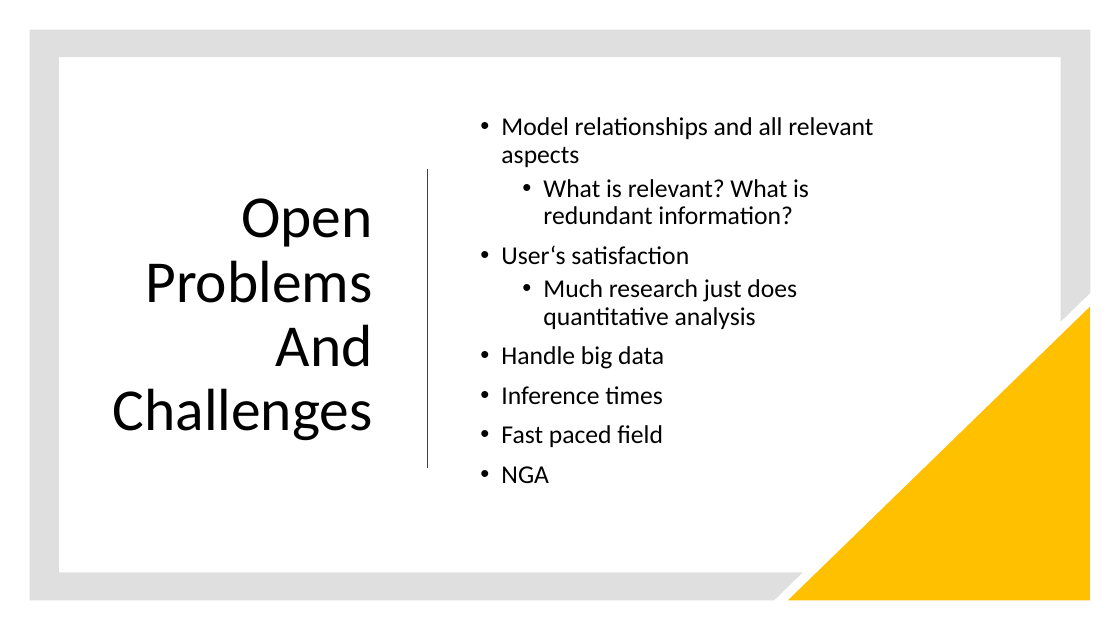
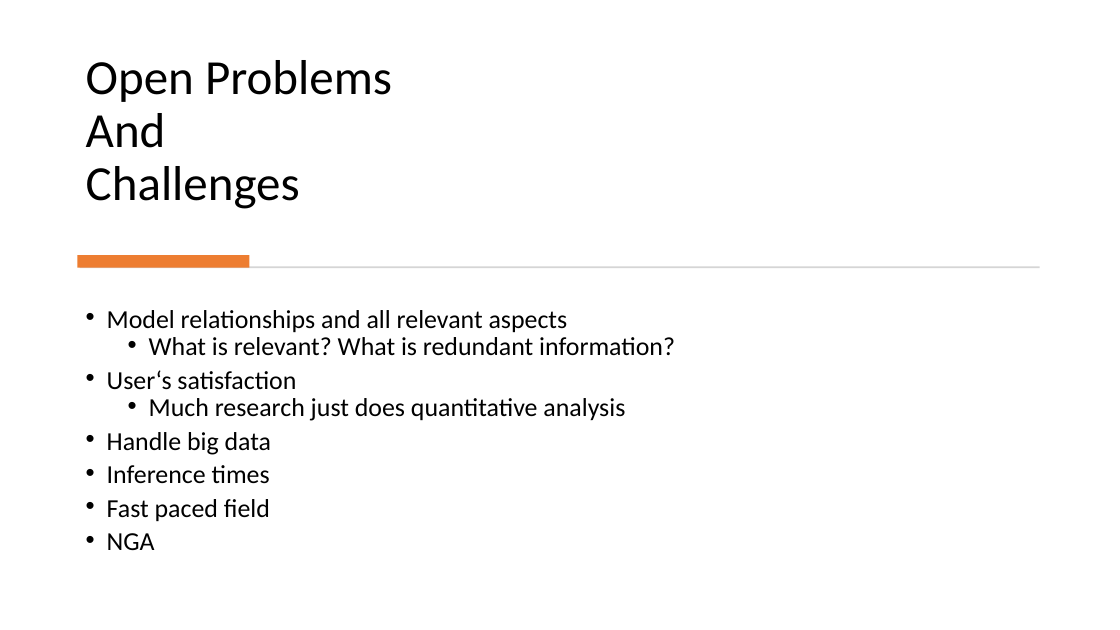
Before and after one commit to stenglx/seminar_ai, a slide deck: slide 8 of State-Of-The-Art Music Recommendation.pptx (slide 6 before the commit). Drawn at 1120x630 pixels with LibreOffice and Linux fonts; fonts in the diff are those of the drawing. Boxes give left, top, right and bottom in pixels: in the first picture for what was removed or moved away, otherwise in the second. Text is boxed around its words. In the diff, an @@ line names an element or a change of style, - is before the commit and + after.

```diff
--- a/State-Of-The-Art Music Recommendation.pptx
+++ b/State-Of-The-Art Music Recommendation.pptx
@@ freeform shape removed at box(29, 29, 1091, 601) @@
@@ title "Open Problems And Challenges": place and size @@
-title "Open Problems And Challenges" at box(113, 198, 373, 441)
+title "Open Problems And Challenges" at box(86, 60, 392, 209)
@@ title "Open Problems And Challenges" at box(86, 60, 392, 209): size 51 to 42 pt; alignment right to left; vertical alignment middle to bottom @@
@@ line removed from (428, 171) to (428, 468) @@
@@ rectangle added at box(77, 255, 250, 268), fill #ED7D31 @@
@@ rectangle added at box(80, 266, 1040, 268), fill #D5D5D5 @@
@@ text "Model relationships and all relevant ...": place and size @@
-text "Model relationships and all relevant ..." at box(501, 117, 873, 483)
+text "Model relationships and all relevant ..." at box(107, 310, 675, 550)
@@ text "Model relationships and all relevant ..." at box(107, 310, 675, 550): size 22 to 22.2 pt; line spacing 0.9 to 0.7; vertical alignment middle to top @@
@@ right triangle removed at box(788, 307, 1091, 601) @@
```
Also in this commit, not shown: 4 other slides changed, 3 slides added, 1 slide removed.
